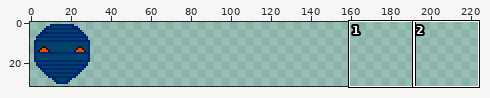
One commit to this sprite sheet: examples/space/img/enemy.png. Above, an overview of the earlier version with the close-up marked.
Close-up. Earlier state:
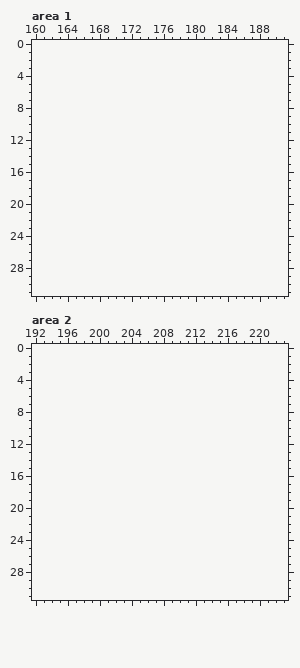
The file is 32x32 pixels. Shown: area 1: x 160..191, y 0..31; area 2: x 192..223, y 0..31. The old version is drawn lined up with the new one, on the new canvas. The commit also changed other parts of the picture, which this record leaves out.
Now the later version:
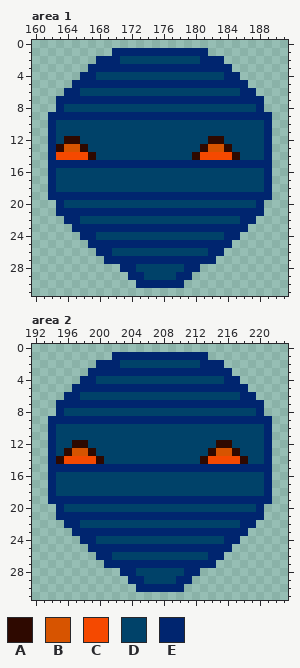
Palette (. is transparent): A #2e0900  B #d75400  C #f54900  D #004269  E #00256f
Edits made:
canvas 32x32 -> 224x32
Changed rows in their new state; - is an unchanged pixel.
Area 1:
first column x 162:
 1 --------EEEEEEEEEEEE--------
 2 ------EEEDDDDDDDDDDEEE------
 3 -----EEEEEEEEEEEEEEEEEE-----
 4 ----EEDDDDDDDDDDDDDDDDEE----
 5 ---EEEEEEEEEEEEEEEEEEEEEE---
 6 --EEDDDDDDDDDDDDDDDDDDDDEE--
 7 -EEEEEEEEEEEEEEEEEEEEEEEEEE-
 8 -EDDDDDDDDDDDDDDDDDDDDDDDDE-
 9 EEEEEEEEEEEEEEEEEEEEEEEEEEEE
10 EDDDDDDDDDDDDDDDDDDDDDDDDDDE
11 EDDDDDDDDDDDDDDDDDDDDDDDDDDE
12 EDAADDDDDDDDDDDDDDDDAADDDDDE
13 EABBADDDDDDDDDDDDDDABBADDDDE
14 ECCCCADDDDDDDDDDDDACCCCADDDE
15 EEEEEEEEEEEEEEEEEEEEEEEEEEEE
16 EDDDDDDDDDDDDDDDDDDDDDDDDDDE
17 EDDDDDDDDDDDDDDDDDDDDDDDDDDE
18 EDDDDDDDDDDDDDDDDDDDDDDDDDDE
19 EEEEEEEEEEEEEEEEEEEEEEEEEEEE
20 -EDDDDDDDDDDDDDDDDDDDDDDDDE-
21 -EEEEEEEEEEEEEEEEEEEEEEEEEE-
22 --EEDDDDDDDDDDDDDDDDDDDDEE--
23 ---EEEEEEEEEEEEEEEEEEEEEE---
24 ----EEDDDDDDDDDDDDDDDDEE----
25 -----EEEEEEEEEEEEEEEEEE-----
26 ------EEDDDDDDDDDDDDEE------
27 -------EEEEEEEEEEEEEE-------
28 ---------EEDDDDDDEE---------
29 ----------EEDDDDEE----------
30 -----------EEEEEE-----------
Area 2:
first column x 194:
 1 --------EEEEEEEEEEEE--------
 2 ------EEEDDDDDDDDDDEEE------
 3 -----EEEEEEEEEEEEEEEEEE-----
 4 ----EEDDDDDDDDDDDDDDDDEE----
 5 ---EEEEEEEEEEEEEEEEEEEEEE---
 6 --EEDDDDDDDDDDDDDDDDDDDDEE--
 7 -EEEEEEEEEEEEEEEEEEEEEEEEEE-
 8 -EDDDDDDDDDDDDDDDDDDDDDDDDE-
 9 EEEEEEEEEEEEEEEEEEEEEEEEEEEE
10 EDDDDDDDDDDDDDDDDDDDDDDDDDDE
11 EDDDDDDDDDDDDDDDDDDDDDDDDDDE
12 EDDAADDDDDDDDDDDDDDDDAADDDDE
13 EDABBADDDDDDDDDDDDDDABBADDDE
14 EACCCCADDDDDDDDDDDDACCCCADDE
15 EEEEEEEEEEEEEEEEEEEEEEEEEEEE
16 EDDDDDDDDDDDDDDDDDDDDDDDDDDE
17 EDDDDDDDDDDDDDDDDDDDDDDDDDDE
18 EDDDDDDDDDDDDDDDDDDDDDDDDDDE
19 EEEEEEEEEEEEEEEEEEEEEEEEEEEE
20 -EDDDDDDDDDDDDDDDDDDDDDDDDE-
21 -EEEEEEEEEEEEEEEEEEEEEEEEEE-
22 --EEDDDDDDDDDDDDDDDDDDDDEE--
23 ---EEEEEEEEEEEEEEEEEEEEEE---
24 ----EEDDDDDDDDDDDDDDDDEE----
25 -----EEEEEEEEEEEEEEEEEE-----
26 ------EEDDDDDDDDDDDDEE------
27 -------EEEEEEEEEEEEEE-------
28 ---------EEDDDDDDEE---------
29 ----------EEDDDDEE----------
30 -----------EEEEEE-----------
